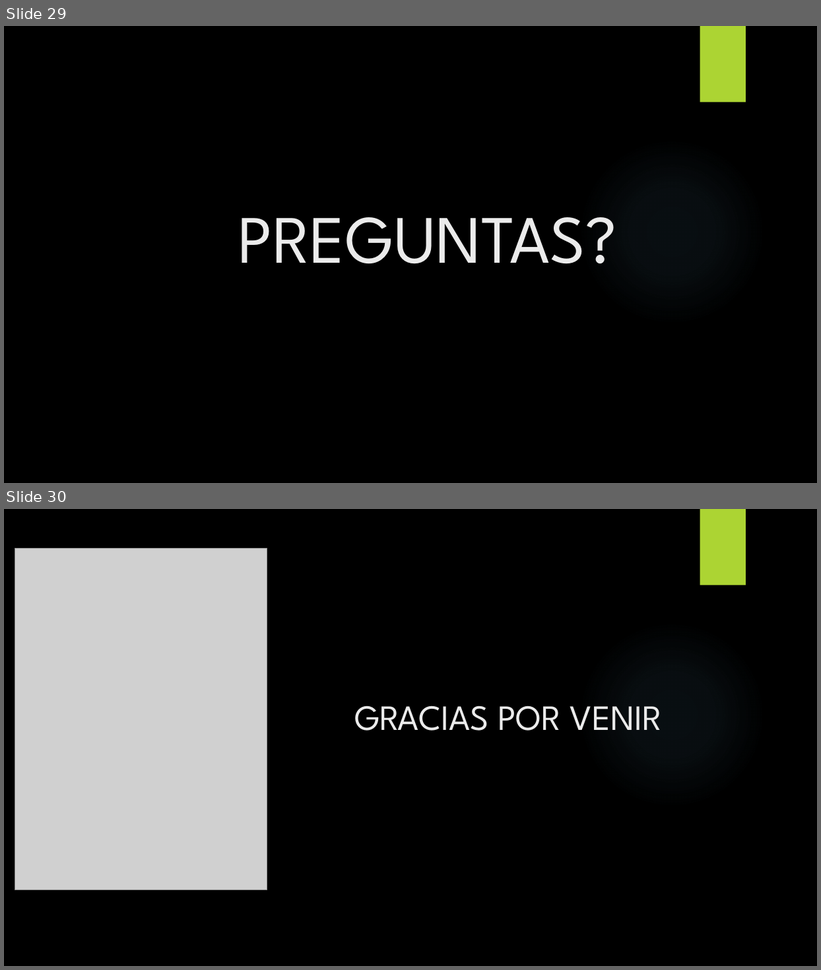
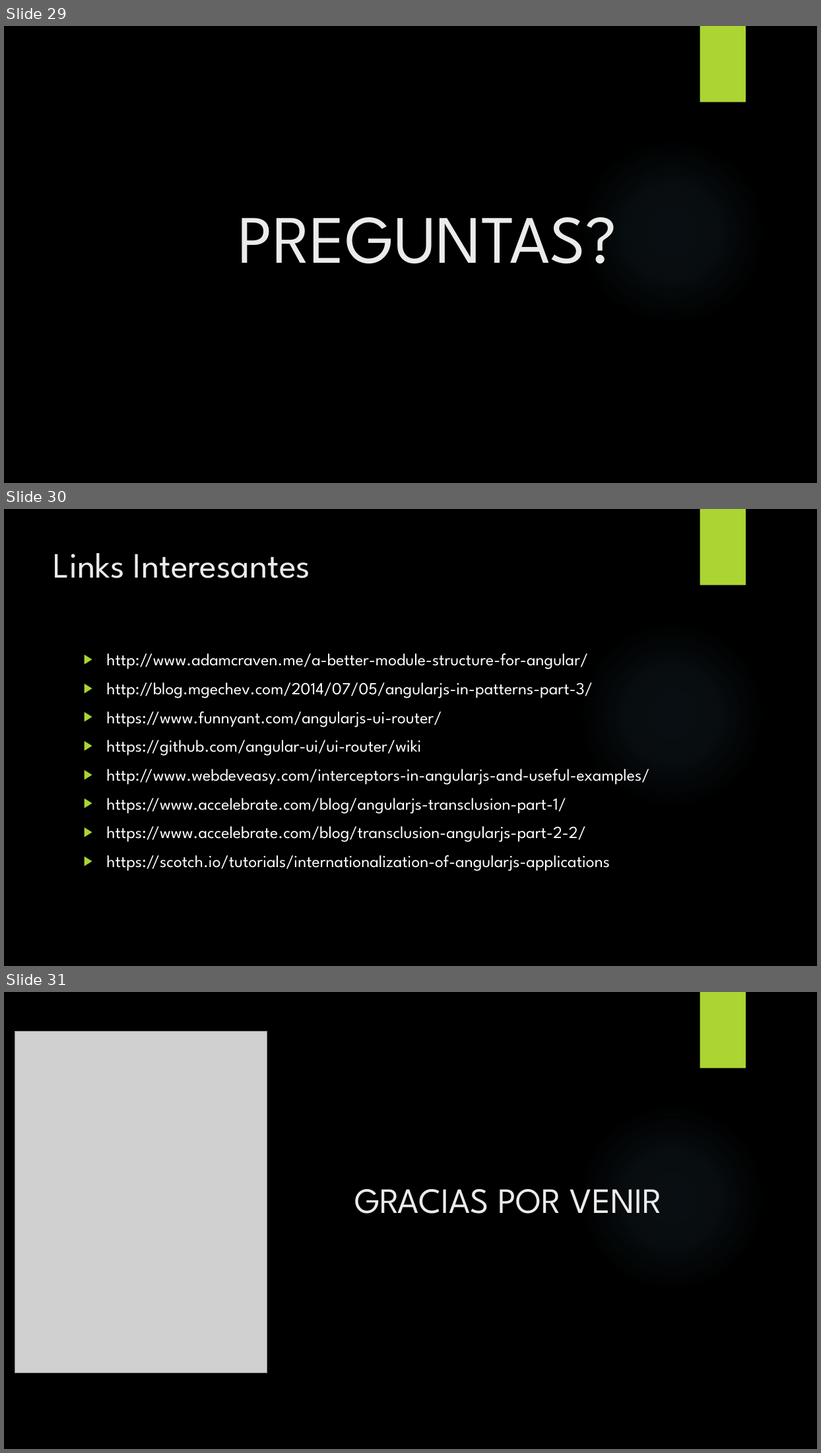
Before and after one commit to Rekeyea/AngularJSArkano, a slide deck: Capa de Presentación.pptx. Shown one above the other, each under a label of ours: slides 29 and 30 before the commit, slides 29, 30 and 31 after it. The pictures are 821x970 and 821x1453 pixels, drawn with LibreOffice and Linux fonts; fonts in the diff are those of the drawing; grey boxes stand for pictures; background and template pictures are left out. Boxes give left, top, right and bottom in pixels: in the first picture for what was removed or moved away, otherwise in the second. Text is boxed around its words. In the diff, an @@ line names an element or a change of style, - is before the commit and + after.

Commit message:
links agregados

```diff
--- a/Capa de Presentación.pptx
+++ b/Capa de Presentación.pptx
@@ slide 30 added at (4,509,817,966), background picture (left out); not listed: 2 template elements that a slide beside it also shows @@
@@ title added at (54,553,310,578), 42 pt, text #EBEBEB @@
+Links Interesantes
@@ text added at (106,654,649,871), 20 pt, text #FFFFFF @@
+▶ http://www.adamcraven.me/a-better-module-structure-for-angular/
+▶ http://blog.mgechev.com/2014/07/05/angularjs-in-patterns-part-3/
+▶ https://www.funnyant.com/angularjs-ui-router/
+▶ https://github.com/angular-ui/ui-router/wiki
+▶ http://www.webdeveasy.com/interceptors-in-angularjs-and-useful-examples/
+▶ https://www.accelebrate.com/blog/angularjs-transclusion-part-1/
+▶ https://www.accelebrate.com/blog/transclusion-angularjs-part-2-2/
+▶ https://scotch.io/tutorials/internationalization-of-angularjs-applications
@@ what was slide 30 is now slide 31 @@
```
